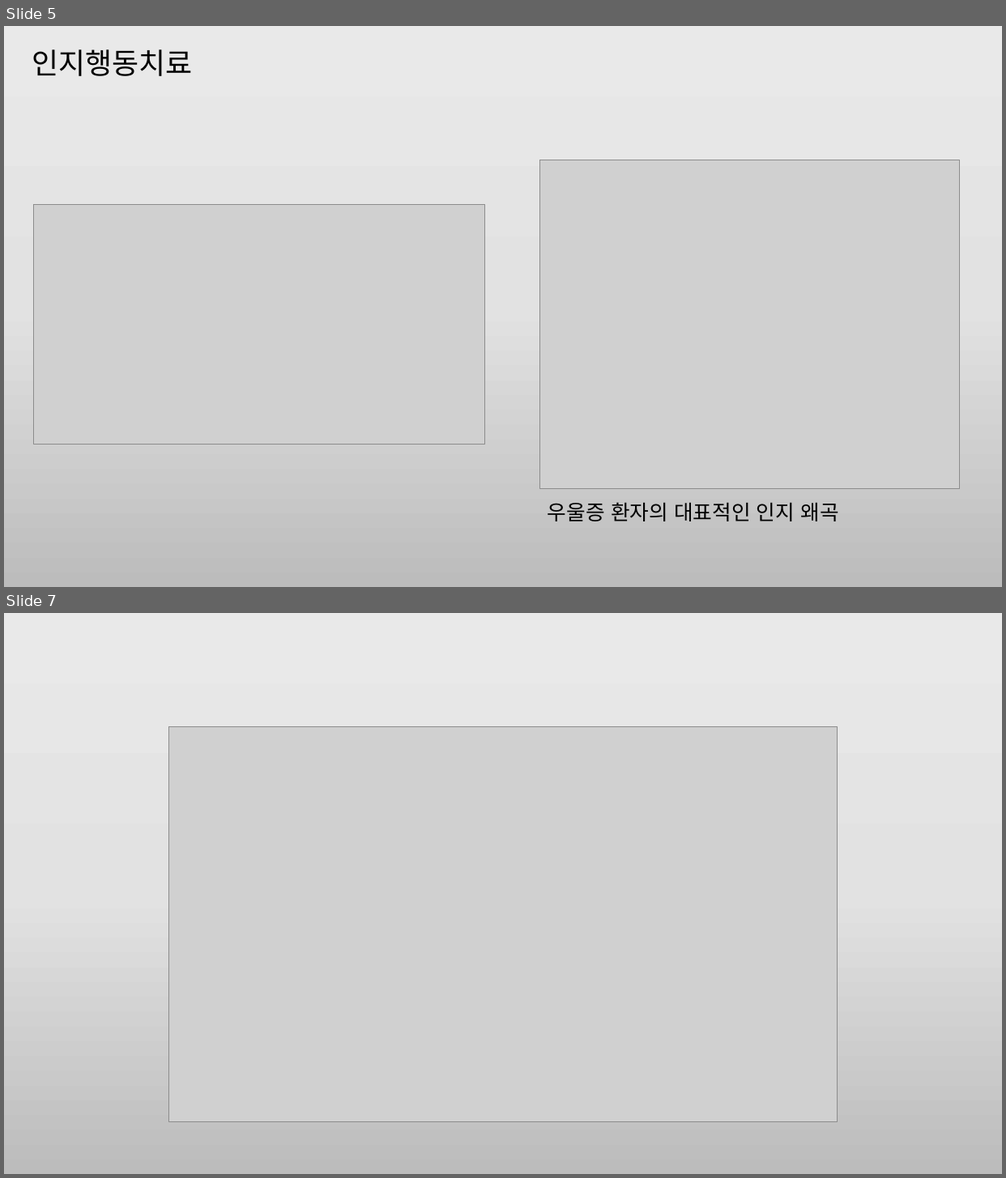
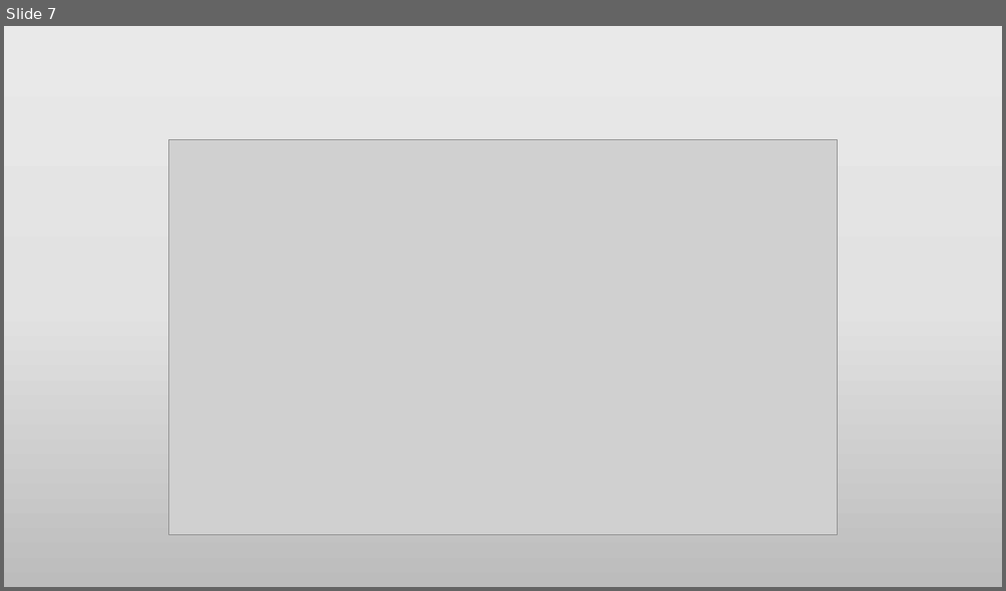
Before and after one commit to HJSUNG/capstone-design_2019, a slide deck: Documents/캡스톤_6조_1주차.pptx. Shown one above the other, each under a label of ours: slides 5 and 7 before the commit, slide 7 after it; the slides between them are not shown. The pictures are 1006x1178 and 1006x591 pixels, drawn with LibreOffice and Linux fonts; fonts in the diff are those of the drawing; grey boxes stand for pictures. Boxes give left, top, right and bottom in pixels: in the first picture for what was removed or moved away, otherwise in the second. Text is boxed around its words. In the diff, an @@ line names an element or a change of style, - is before the commit and + after.

```diff
--- a/Documents/캡스톤_6조_1주차.pptx
+++ b/Documents/캡스톤_6조_1주차.pptx
@@ slide 5 removed at bbox=[4, 26, 1002, 587], background gradient #EBEAEA to #E4E3E3 to #BDBCBC @@
@@ text removed at bbox=[32, 49, 193, 76] @@
-인지행동치료
@@ picture removed at bbox=[540, 160, 959, 489] @@
@@ picture removed at bbox=[33, 204, 484, 445] @@
@@ text removed at bbox=[548, 502, 838, 522] @@
-우울증 환자의 대표적인 인지 왜곡
```
Also in this commit, not shown: 4 slides changed, 4 slides added, 3 other slides removed.
